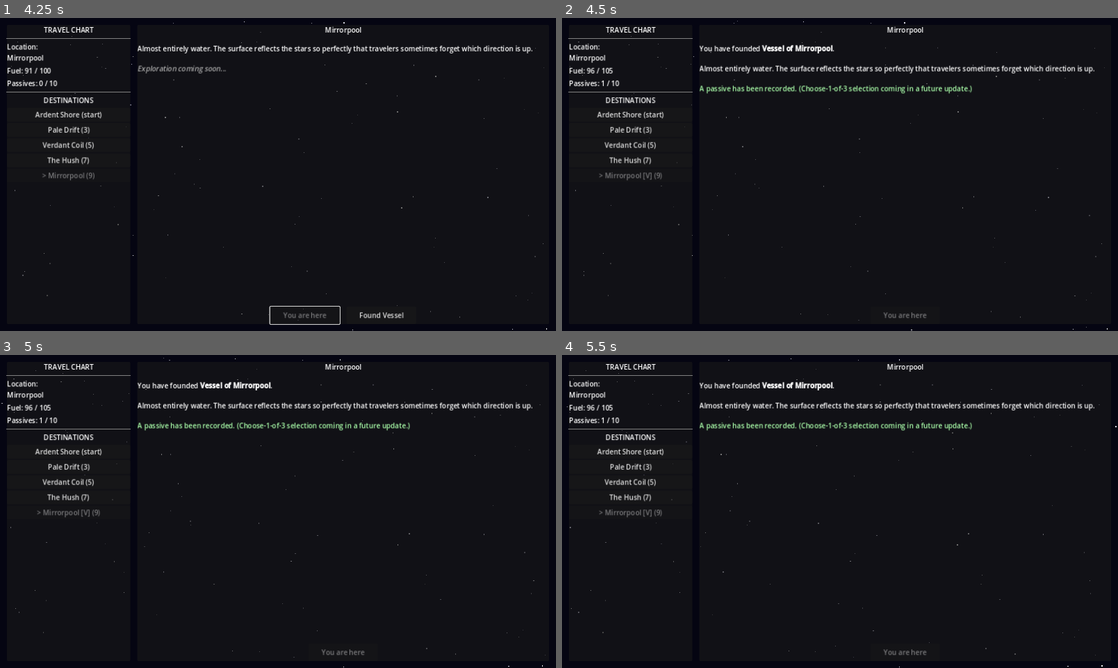
Above: before the commit, frames 1-4 (two rows, left to right).
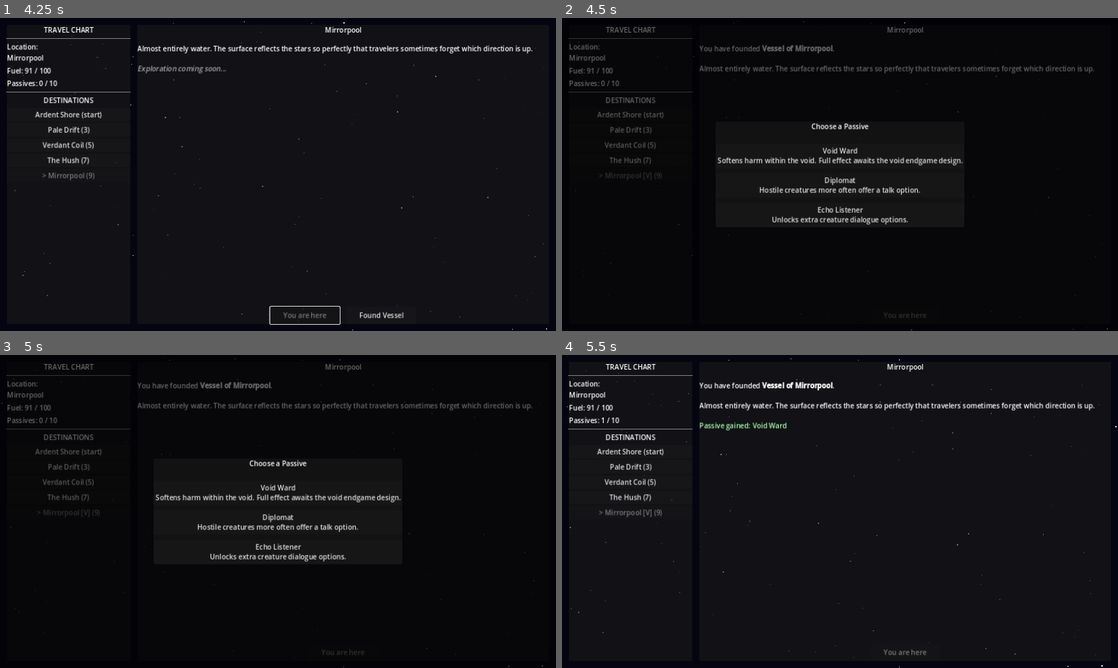
Above: after the commit, the same moments.

Repository: ColdTie/Metanoia-Vessel-2D
Game: Godot game, scene res://scenes/travel/travel_screen.tscn
The game is run twice, just before and just after one commit, with the same random seed, the same clock (stepped at 60 frames per second) and the same inputs.
Inputs (mouse positions are in pixels of both pictures, inside the frame that each line leads up to):
- Up to frame 1 (4.25 s): click "Pale Drift (3)" at 0.5 s; click "Verdant Coil (5)" at 1.25 s; click "The Hush (7)" at 2 s; click "Mirrorpool (9)" at 2.75 s; click "Depart (9 fuel)" at 3.5 s
- Up to frame 2 (4.5 s): click "Found Vessel" at 4.25 s
- Up to frame 3 (5 s): no input
- Up to frame 4 (5.5 s): click (840, 492) at 5 s, where only the run after the commit has a clickable "Void Ward Softens harm within…"

Frame 1 is identical in both runs. In frame 2, 5.0% of the frame differs, in the area x 1-99%, y 0-100%; in frame 3, 5.0%; in frame 4, 0.6%.

Commit message:
feat: choose-1-of-3 passive selection on settling
Replaces the auto-granted founding_bonus stub with a real reward
flow: GameState.PASSIVE_POOL holds the full 10-entry roster,
draw_passive_choices() draws 3 random not-yet-owned passives, and a
code-built PassiveSelectPanel presents them as buttons the player
picks from. Settling now shows the choice panel instead of silently
granting a fixed passive.

Keeps design/systems.md in sync and appends to content-log.md.

Diff:
--- a/scripts/autoloads/game_state.gd
+++ b/scripts/autoloads/game_state.gd
@@ -3,6 +3,24 @@
 # Singleton: all mutable game state. Access via GameState.x anywhere.
 
 const MAX_PASSIVES := 10  # Reaching this triggers void unlock check
+
+# Full passive roster (10) — drawn 3-at-a-time as settle rewards.
+# Only founding_bonus has a wired numeric effect so far; the rest are
+# recorded for flavor/future systems (specimens, encounters) that don't
+# exist yet. Combat-flavored passives (dust_walker, void_ward) pay off
+# mainly in the void/black-hole endgame per design/systems.md.
+const PASSIVE_POOL: Array = [
+	{"id": "founding_bonus", "name": "Founding Bonus", "desc": "The act of founding grants clarity. +5 max fuel."},
+	{"id": "root_knowledge", "name": "Root Knowledge", "desc": "Jungle worlds yield extra specimens."},
+	{"id": "echo_listener", "name": "Echo Listener", "desc": "Unlocks extra creature dialogue options."},
+	{"id": "frost_hardened", "name": "Frost Hardened", "desc": "Ice-world travel costs 1 less fuel."},
+	{"id": "tide_reader", "name": "Tide Reader", "desc": "Ocean worlds reveal hidden specimens."},
+	{"id": "dust_walker", "name": "Dust Walker", "desc": "Desert worlds never trigger forced combat."},
+	{"id": "keen_eye", "name": "Keen Eye", "desc": "Collected specimens sell for more credits."},
+	{"id": "swift_hull", "name": "Swift Hull", "desc": "All travel costs 1 less fuel (minimum 1)."},
+	{"id": "diplomat", "name": "Diplomat", "desc": "Hostile creatures more often offer a talk option."},
+	{"id": "void_ward", "name": "Void Ward", "desc": "Softens harm within the void. Full effect awaits the void endgame design."},
+]
 
 var current_world: String = "Ardent Shore"
 var passives: Array = []          # Array of {id, name, desc, source}
@@ -111,6 +129,17 @@
 	return true
 
 
+func draw_passive_choices(count: int = 3) -> Array:
+	var owned_ids: Array = []
+	for p in passives:
+		owned_ids.append(p.get("id", ""))
+	var available: Array = PASSIVE_POOL.filter(
+		func(p): return not owned_ids.has(p["id"])
+	)
+	available.shuffle()
+	return available.slice(0, min(count, available.size()))
+
+
 func add_passive(passive: Dictionary) -> void:
 	passives.append(passive)
 	passive_gained.emit(passive)
--- a/scripts/travel/travel_screen.gd
+++ b/scripts/travel/travel_screen.gd
@@ -20,6 +20,7 @@
 var _world_desc_label: RichTextLabel
 var _depart_button: Button
 var _settle_button: Button
+var _ui_root: Control
 
 var _selected_world_id: String = ""
 
@@ -96,6 +97,7 @@
 	root.name = "UIRoot"
 	root.set_anchors_and_offsets_preset(Control.PRESET_FULL_RECT)
 	canvas.add_child(root)
+	_ui_root = root
 
 	_build_left_panel(root)
 	_build_right_panel(root)
@@ -290,25 +292,39 @@
 	world["settled"] = true
 	world["vessel_name"] = "Vessel of " + world["name"]
 
-	# Grant the founding passive (choose-1-of-3 UI is TODO)
-	GameState.add_passive({
-		"id": "founding_bonus",
-		"name": "Founding Bonus",
-		"desc": "The act of founding grants clarity. +5 max fuel.",
-		"source": world["name"],
-	})
-	GameState.max_fuel += 5
-	GameState.refuel(5)
-
 	_settle_button.visible = false
 	_populate_destinations()
 	_refresh_status()
 
 	_world_desc_label.text = \
 		"You have founded [b]" + world["vessel_name"] + "[/b].\n\n" \
+		+ world.get("description", "")
+
+	var choices: Array = GameState.draw_passive_choices(3)
+	if choices.is_empty():
+		SaveLoad.save_game()
+		return
+
+	var panel := PassiveSelectPanel.new()
+	_ui_root.add_child(panel)
+	panel.passive_chosen.connect(_on_passive_chosen.bind(world))
+	panel.show_choices(choices)
+
+
+func _on_passive_chosen(passive: Dictionary, world: Dictionary) -> void:
+	var granted: Dictionary = passive.duplicate()
+	granted["source"] = world["name"]
+	GameState.add_passive(granted)
+
+	if granted["id"] == "founding_bonus":
+		GameState.max_fuel += 5
+		GameState.refuel(5)
+
+	_refresh_status()
+	_world_desc_label.text = \
+		"You have founded [b]" + world["vessel_name"] + "[/b].\n\n" \
 		+ world.get("description", "") \
-		+ "\n\n[color=#aaffaa]A passive has been recorded. " \
-		+ "(Choose-1-of-3 selection coming in a future update.)[/color]"
+		+ "\n\n[color=#aaffaa]Passive gained: " + granted.get("name", "") + "[/color]"
 
 	SaveLoad.save_game()
 
--- /dev/null
+++ b/scripts/ui/passive_select_panel.gd
@@ -0,0 +1,50 @@
+extends Control
+class_name PassiveSelectPanel
+
+# Choose-1-of-3 passive reward panel. Instantiate, add to the tree, then
+# call show_choices(). Emits passive_chosen with the picked dict and frees
+# itself. Caller is responsible for granting the passive via GameState.
+
+signal passive_chosen(passive: Dictionary)
+
+
+func _ready() -> void:
+	set_anchors_and_offsets_preset(Control.PRESET_FULL_RECT)
+	mouse_filter = Control.MOUSE_FILTER_STOP
+
+	var dim := ColorRect.new()
+	dim.set_anchors_and_offsets_preset(Control.PRESET_FULL_RECT)
+	dim.color = Color(0.0, 0.0, 0.0, 0.6)
+	add_child(dim)
+
+
+func show_choices(choices: Array) -> void:
+	var center := CenterContainer.new()
+	center.set_anchors_and_offsets_preset(Control.PRESET_FULL_RECT)
+	add_child(center)
+
+	var panel := PanelContainer.new()
+	panel.custom_minimum_size = Vector2(560.0, 0.0)
+	center.add_child(panel)
+
+	var vbox := VBoxContainer.new()
+	vbox.add_theme_constant_override("separation", 12)
+	panel.add_child(vbox)
+
+	var title := Label.new()
+	title.text = "Choose a Passive"
+	title.horizontal_alignment = HORIZONTAL_ALIGNMENT_CENTER
+	vbox.add_child(title)
+	vbox.add_child(HSeparator.new())
+
+	for passive in choices:
+		var btn := Button.new()
+		btn.text = "%s\n%s" % [passive.get("name", ""), passive.get("desc", "")]
+		btn.custom_minimum_size = Vector2(0.0, 56.0)
+		btn.pressed.connect(_on_choice_pressed.bind(passive))
+		vbox.add_child(btn)
+
+
+func _on_choice_pressed(passive: Dictionary) -> void:
+	passive_chosen.emit(passive)
+	queue_free()
Not shown, changed: design/content-log.md
Not shown, changed: design/systems.md
